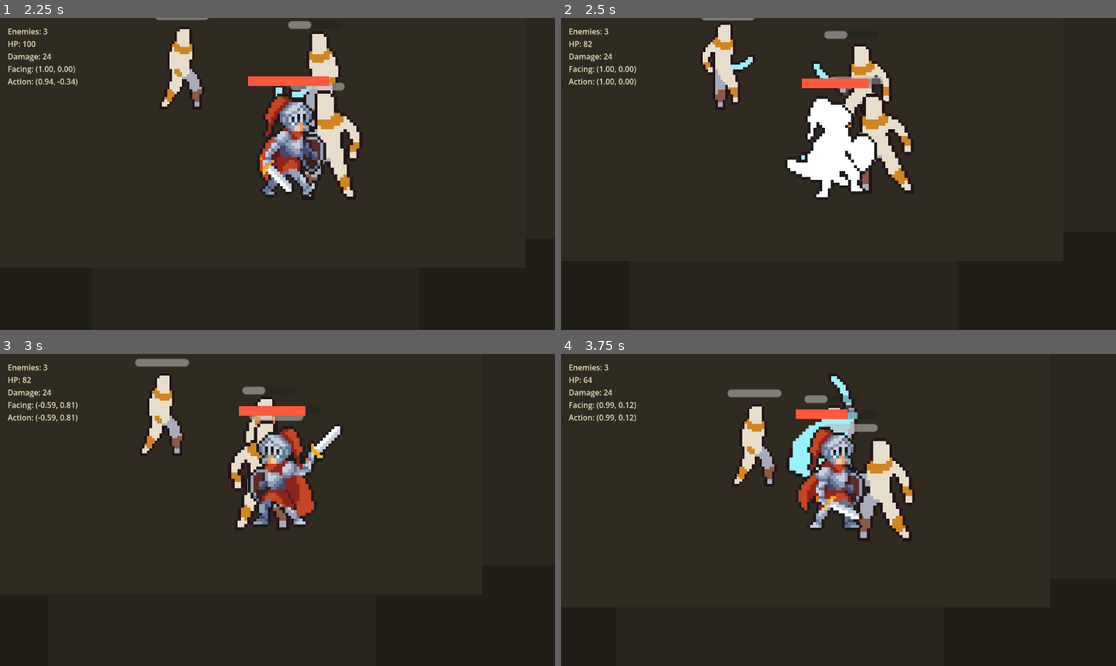
Above: before the commit, frames 1-4 (two rows, left to right).
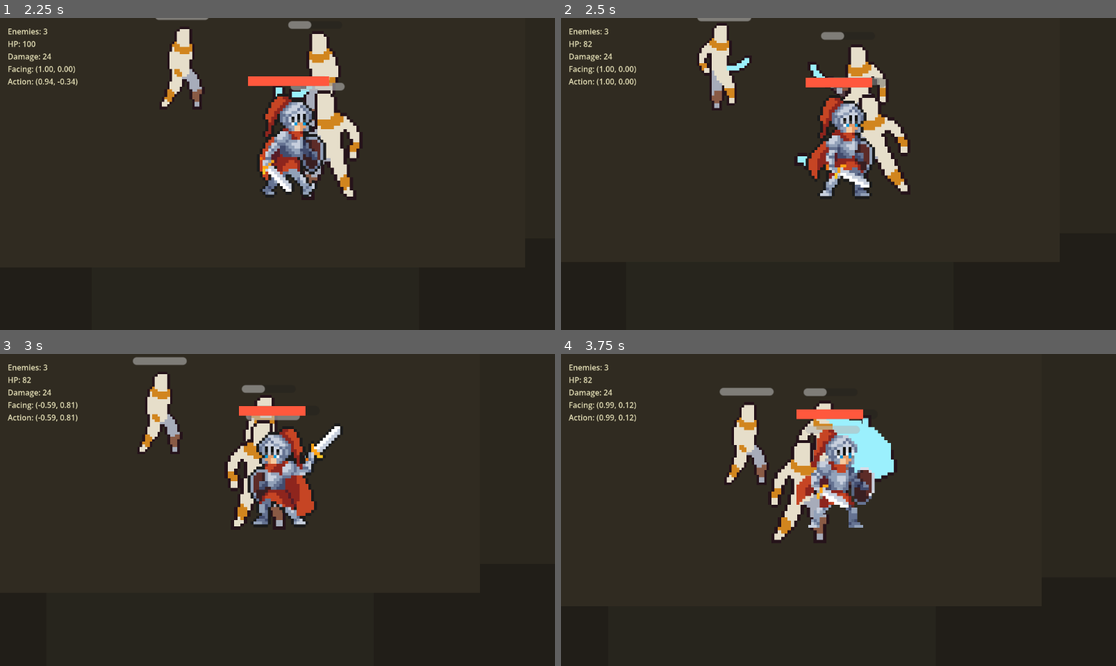
Above: after the commit, the same moments.

Repository: wq1456728/prototype-alpha
Game: Godot game, scene res://scenes/maps/combat_sandbox.tscn
Two runs of this game, one before a commit and one after it. Both use one fixed random seed, a clock stepped at 60 frames per second and the inputs below.
Inputs (mouse positions are in pixels of both pictures, inside the frame that each line leads up to):
- Up to frame 1 (2.25 s): move the mouse to (399, 158) at 0.52 s; hold Right (ui_right) 0.53-1.28 s; tap V at 0.6 s; click (399, 158) at 0.67 s; move the mouse to (166, 189) at 1.27 s; hold Down (ui_down) 1.28-2.03 s; tap Shift at 1.35 s; move the mouse to (333, 105) at 2.02 s; hold Right (ui_right) from 2.03 s (still down); tap K at 2.1 s
- Up to frame 2 (2.5 s): keep holding Right (ui_right)
- Up to frame 3 (3 s): move the mouse to (249, 572) at 2.77 s; release Right (ui_right) at 2.78 s; hold Up (ui_up) from 2.78 s (still down); tap J at 2.85 s; click (249, 572) at 2.92 s
- Up to frame 4 (3.75 s): move the mouse to (1005, 556) at 3.52 s; release Up (ui_up) at 3.53 s; hold Left (ui_left) from 3.53 s (still down); tap V at 3.6 s

Frame 1 is identical in both runs. In frame 2, 5.2% of the frame differs, in the area x 24-64%, y 0-58%; in frame 3, 1.4%; in frame 4, 7.2%, in the area x 4-64%, y 7-60%.

Commit message:
TASK-007 tune combat sandbox feel

Diff:
--- a/scripts/enemy/mummy_enemy.gd
+++ b/scripts/enemy/mummy_enemy.gd
@@ -14,8 +14,8 @@
 @export var ai_max_think_time := 1.1
 @export var drops_loot := true
 
-const ATTACK_LOCK_TIME := 0.58
-const ATTACK_HIT_DELAY := 0.28
+const ATTACK_LOCK_TIME := 0.62
+const ATTACK_HIT_DELAY := 0.32
 const HURT_LOCK_TIME := 0.22
 const DEATH_CLEANUP_TIME := 1.6
 const PLAYER_SOFT_COLLISION_DISTANCE := 46.0
--- a/scripts/player/knight_player.gd
+++ b/scripts/player/knight_player.gd
@@ -11,7 +11,7 @@
 const HURT_LOCK_TIME := 0.22
 
 const LIGHT_ATTACK_LOCK_TIME := 0.42
-const LIGHT_ATTACK_HIT_DELAY := 0.16
+const LIGHT_ATTACK_HIT_DELAY := 0.18
 const LIGHT_ATTACK_DAMAGE := 24
 const LIGHT_ATTACK_FORWARD_RANGE := 105.0
 const LIGHT_ATTACK_SIDE_RANGE := 60.0
--- a/tools/debug_combat_sandbox.gd
+++ b/tools/debug_combat_sandbox.gd
@@ -1,8 +1,6 @@
 extends SceneTree
 
 const SCENE_PATH := "res://scenes/maps/combat_sandbox.tscn"
-const SAMPLE_FRAMES := [1, 30, 90, 180]
-const LAST_FRAME := 180
 
 
 func _initialize() -> void:
@@ -15,39 +13,46 @@
 
 
 func _run() -> void:
-	for frame in range(1, LAST_FRAME + 1):
-		await physics_frame
-		if SAMPLE_FRAMES.has(frame):
-			_print_sample(frame)
-	quit()
+	await physics_frame
+	var player := get_first_node_in_group("player") as Node2D
+	var enemies := get_nodes_in_group("enemy")
+	var debug_label := current_scene.get_node_or_null("DebugCanvas/DebugLabel")
+	var loot_root := current_scene.get_node_or_null("Loot")
+	if player == null or enemies.is_empty() or debug_label == null or loot_root == null:
+		print("combat_sandbox FAIL player=%s enemies=%d debug=%s loot=%s" % [player != null, enemies.size(), debug_label != null, loot_root != null])
+		quit(1)
+		return
 
-
-func _print_sample(frame: int) -> void:
-	var player := get_first_node_in_group("player") as Node2D
-	print("-- frame %d --" % frame)
-	if player != null:
-		print("player pos=%s hp=%s" % [_fmt_vec(player.global_position), player.get("hp")])
-
-	for enemy in get_nodes_in_group("enemy"):
+	print("combat_sandbox launch ok: enemies=%d player_hp=%s damage=%s" % [enemies.size(), player.get("hp"), player.call("get_current_attack_damage")])
+	for enemy in enemies:
 		var enemy_node := enemy as CharacterBody2D
 		if enemy_node == null:
 			continue
-		var distance := 0.0
-		if player != null:
-			distance = enemy_node.global_position.distance_to(player.global_position)
-		print(
-			"%s pos=%s velocity=%s distance=%.1f move_speed=%s ai=%s action_lock=%.2f"
-			% [
-				enemy_node.name,
-				_fmt_vec(enemy_node.global_position),
-				_fmt_vec(enemy_node.velocity),
-				distance,
-				enemy_node.get("move_speed"),
-				enemy_node.get("ai_mode"),
-				float(enemy_node.get("action_lock")),
-			]
-		)
+		print("%s hp=%s speed=%s range=%s cooldown=%s preferred=%s" % [enemy_node.name, enemy_node.get("max_hp"), enemy_node.get("move_speed"), enemy_node.get("attack_range"), enemy_node.get("attack_cooldown"), enemy_node.get("preferred_distance")])
+
+	var target := enemies[0]
+	var before_damage := int(player.call("get_current_attack_damage"))
+	target.call("take_damage", int(target.get("max_hp")), player.global_position)
+	await physics_frame
+	var loot := _first_loot() as Area2D
+	if loot == null:
+		print("combat_sandbox FAIL loot_missing")
+		quit(1)
+		return
+	player.global_position = loot.global_position
+	await physics_frame
+	await physics_frame
+	await process_frame
+	await process_frame
+	for _i in range(110):
+		await physics_frame
+	var after_damage := int(player.call("get_current_attack_damage"))
+	print("combat_sandbox loot ok: damage %d -> %d loot_left=%d enemies_left=%d" % [before_damage, after_damage, get_nodes_in_group("loot").size(), get_nodes_in_group("enemy").size()])
+	quit(0)
 
 
-func _fmt_vec(value: Vector2) -> String:
-	return "(%.1f, %.1f)" % [value.x, value.y]
+func _first_loot() -> Node:
+	var loot_nodes := get_nodes_in_group("loot")
+	if loot_nodes.is_empty():
+		return null
+	return loot_nodes[0]
Not shown, changed: TASK_BOARD.md
